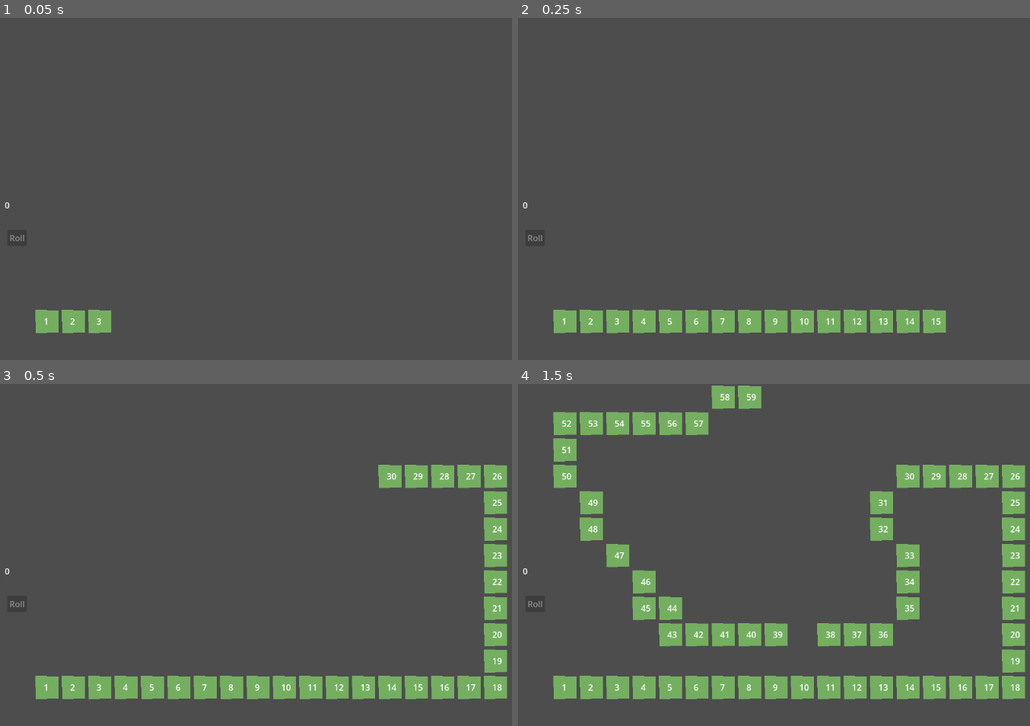
Above: before the commit, frames 1-4 (two rows, left to right).
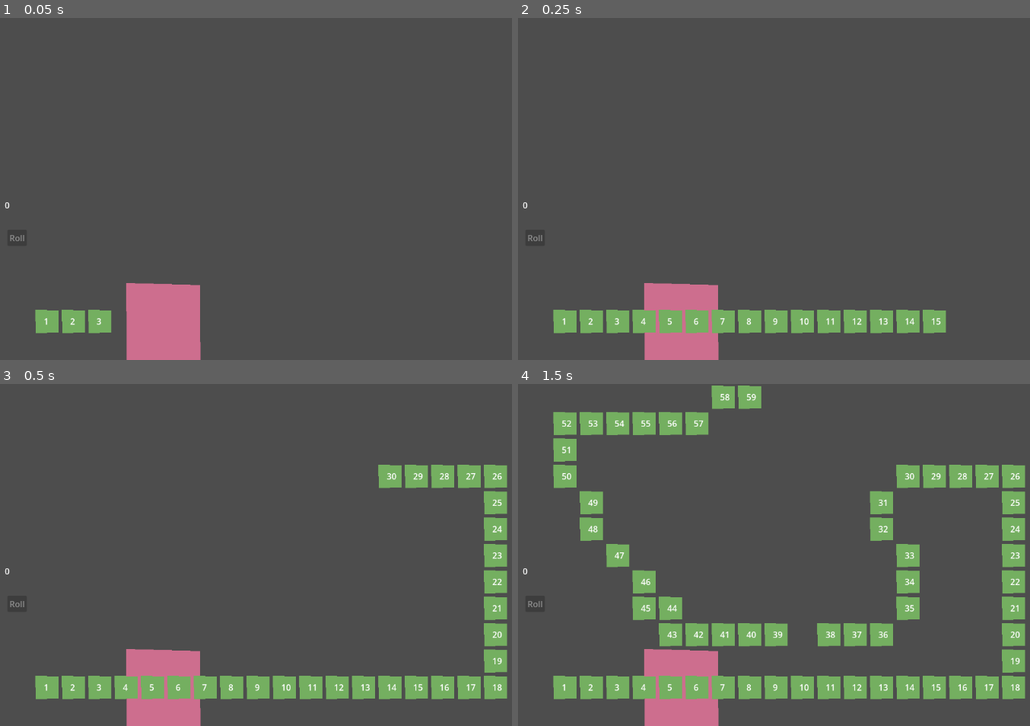
Above: after the commit, the same moments.

Repository: JJWithNoSauce/BandaiSnakeProject
Game: Godot game, scene res://scene/main.tscn
The game is run twice, just before and just after one commit, with the same random seed, the same clock (stepped at 60 frames per second) and the same inputs. This scene is started directly instead of the project's main scene.
Inputs:
- Up to frame 1 (0.05 s): no input
- Up to frame 2 (0.25 s): no input
- Up to frame 3 (0.5 s): no input
- Up to frame 4 (1.5 s): tap Enter at 1.25 s

The runs differ from the first frame. In frame 1, 3.2% of the frame differs, in the area x 24-40%, y 77-100%; in frame 2, 2.4%; in frame 3, 2.4%; in frame 4, 2.4%.
Error in both runs: Invalid type in function 'rpc_id' in base 'Callable'. Cannot convert argument 1 from Nil to int. (res://scripts/network/gameController.gd:37)

Commit message:
add card

Diff:
--- /dev/null
+++ b/scene/card/cardMagnet.tscn
@@ -0,0 +1,13 @@
+[gd_scene load_steps=2 format=3 uid="uid://cghgbi7wc6ltj"]
+
+[ext_resource type="Script" path="res://scripts/card/cardMagnat.gd" id="1_q0k73"]
+
+[node name="cardMagnet" type="Node2D"]
+scale = Vector2(-1.04945, 5.16314)
+script = ExtResource("1_q0k73")
+
+[node name="Polygon2D" type="Polygon2D" parent="."]
+position = Vector2(-0.952881, 0)
+scale = Vector2(1.43811, 0.261674)
+color = Color(0.807843, 0.431373, 0.556863, 1)
+polygon = PackedVector2Array(-43.0686, 90.2995, 49, 90, 50.3572, -72.5356, -42.406, -69.575)
--- /dev/null
+++ b/scene/component/game/actionWalkComp.tscn
@@ -0,0 +1,6 @@
+[gd_scene load_steps=2 format=3 uid="uid://btmld4yfktbs4"]
+
+[ext_resource type="Script" path="res://scripts/component/game/actionWalkComp.gd" id="1_y41g2"]
+
+[node name="actionWalkComp" type="Node2D"]
+script = ExtResource("1_y41g2")
--- a/scene/main.tscn
+++ b/scene/main.tscn
@@ -1,8 +1,9 @@
-[gd_scene load_steps=6 format=3 uid="uid://eftg82t6r7cq"]
+[gd_scene load_steps=7 format=3 uid="uid://eftg82t6r7cq"]
 
 [ext_resource type="Script" path="res://scripts/main.gd" id="1_dgfhh"]
 [ext_resource type="PackedScene" uid="uid://c2lw0a4dhnnig" path="res://scene/player.tscn" id="2_6nceo"]
 [ext_resource type="Script" path="res://scripts/manager/ladderManager.gd" id="2_dghg1"]
+[ext_resource type="PackedScene" uid="uid://tc38h7aqwbdu" path="res://scene/ui/cardContainer.tscn" id="3_gs4t1"]
 
 [sub_resource type="Curve2D" id="Curve2D_0jt7g"]
 _data = {
@@ -16,6 +17,8 @@
 [node name="main" type="Node2D"]
 script = ExtResource("1_dgfhh")
 playerScene = ExtResource("2_6nceo")
+
+[node name="cardContainer" parent="." instance=ExtResource("3_gs4t1")]
 
 [node name="pathLadder" type="Path2D" parent="."]
 curve = SubResource("Curve2D_0jt7g")
--- /dev/null
+++ b/scene/ui/cardContainer.tscn
@@ -0,0 +1,24 @@
+[gd_scene load_steps=2 format=3 uid="uid://tc38h7aqwbdu"]
+
+[ext_resource type="Script" path="res://scripts/ui/cardContainer.gd" id="1_6j2kj"]
+
+[node name="cardContainer" type="Control"]
+layout_mode = 3
+anchors_preset = 0
+script = ExtResource("1_6j2kj")
+
+[node name="cardPos" type="Node2D" parent="."]
+
+[node name="1" type="Marker2D" parent="cardPos"]
+position = Vector2(350, 600)
+
+[node name="2" type="Marker2D" parent="cardPos"]
+position = Vector2(500, 600)
+
+[node name="3" type="Marker2D" parent="cardPos"]
+position = Vector2(650, 600)
+
+[node name="4" type="Marker2D" parent="cardPos"]
+position = Vector2(800, 600)
+
+[connection signal="child_entered_tree" from="cardPos" to="." method="_on_card_pos_child_entered_tree"]
--- /dev/null
+++ b/scripts/card/cardMagnat.gd
@@ -0,0 +1,7 @@
+extends CardParent
+
+func _ready():
+	print("ssss")
+
+func _process(delta):
+	pass
--- /dev/null
+++ b/scripts/component/game/actionWalkComp.gd
@@ -0,0 +1,13 @@
+extends Node2D
+class_name ActionWalk
+
+@export var walkStep = 0
+@export var dir = 1
+
+func _ready():
+	pass
+
+func _process(delta):
+	pass
+
+#func waklking()
--- /dev/null
+++ b/scripts/superClass/cardParent.gd
@@ -0,0 +1,11 @@
+extends Node2D
+class_name CardParent
+
+func init(pos):
+	position = pos
+
+func _ready():
+	pass
+
+func _process(delta):
+	pass
--- /dev/null
+++ b/scripts/ui/cardContainer.gd
@@ -0,0 +1,23 @@
+extends Control
+var cardsPos = {}
+var card:PackedScene = load("res://scene/card/cardMagnet.tscn")
+
+func _ready():
+	draw()
+
+
+func _process(delta):
+	pass
+
+
+func _on_card_pos_child_entered_tree(node):
+	cardsPos[node.position] = false
+
+func draw():
+	var ins = card.instantiate()
+
+	for i in cardsPos:
+		if cardsPos[i] : continue
+		ins.init(i)
+		add_child(ins)
+		return
